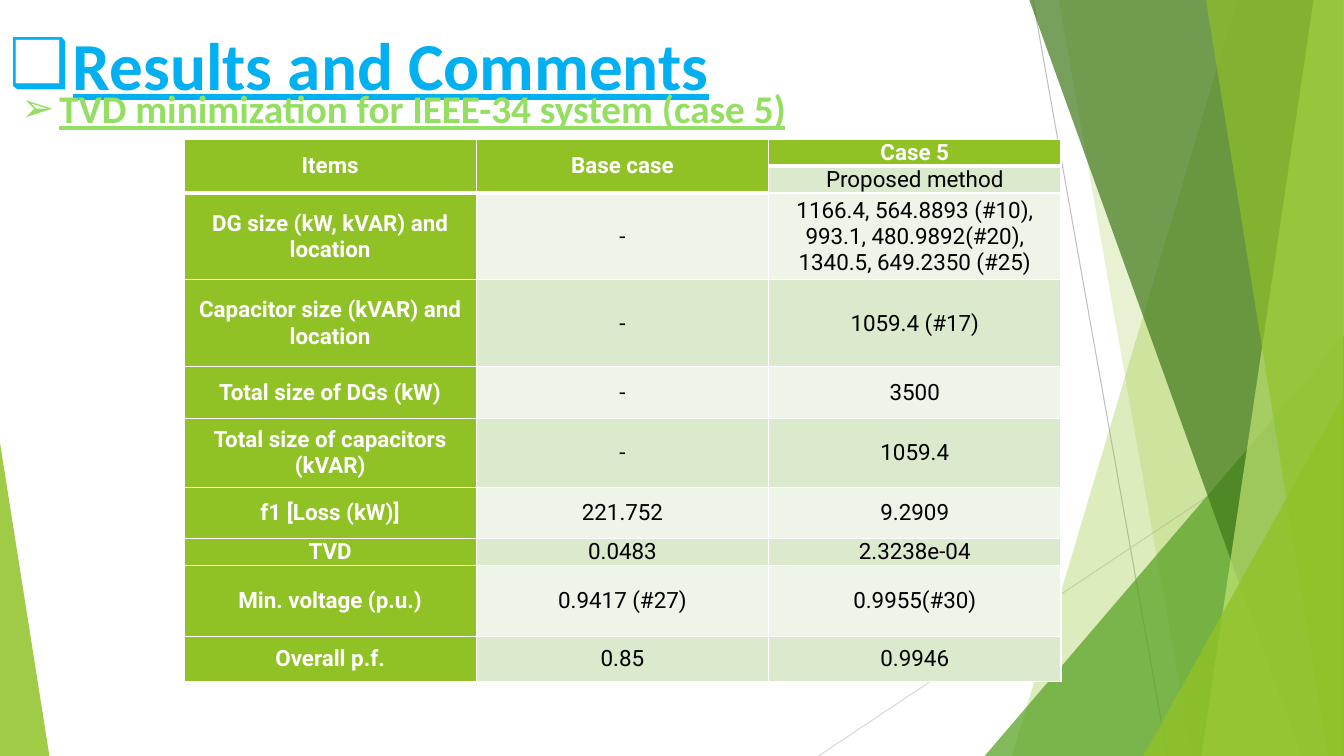
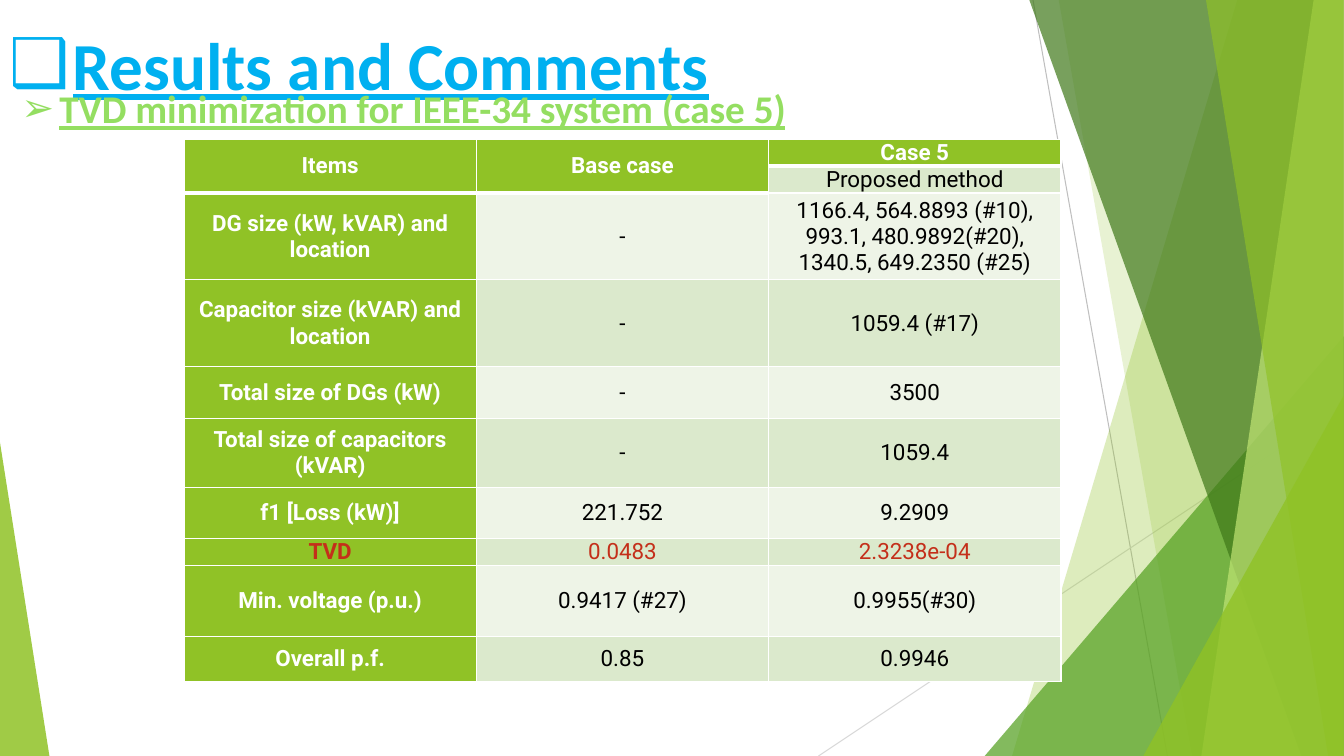
Before and after one commit to moustafashahin122/AOA-Graduation-Project-2022-, a slide deck: slide 48 of code/AOA_objects/results/grad_presentation/Presentation.pptx (slide 47 before the commit). Drawn at 1344x756 pixels with LibreOffice and Linux fonts; fonts in the diff are those of the drawing. Boxes give left, top, right and bottom in pixels: in the first picture for what was removed or moved away, otherwise in the second. Text is boxed around its words. In the diff, an @@ line names an element or a change of style, - is before the commit and + after.

```diff
--- a/code/AOA_objects/results/grad_presentation/Presentation.pptx
+++ b/code/AOA_objects/results/grad_presentation/Presentation.pptx
@@ table at box(185, 139, 1062, 682) @@
@@ text colour #FFFFFF to #C42F1A in "TVD" @@
@@ text colour #000000 to #C42F1A in "0.0483", "2.3238e-04" @@
```
Also in this commit, not shown: 21 other slides changed, 1 slide added, 6 other files.
